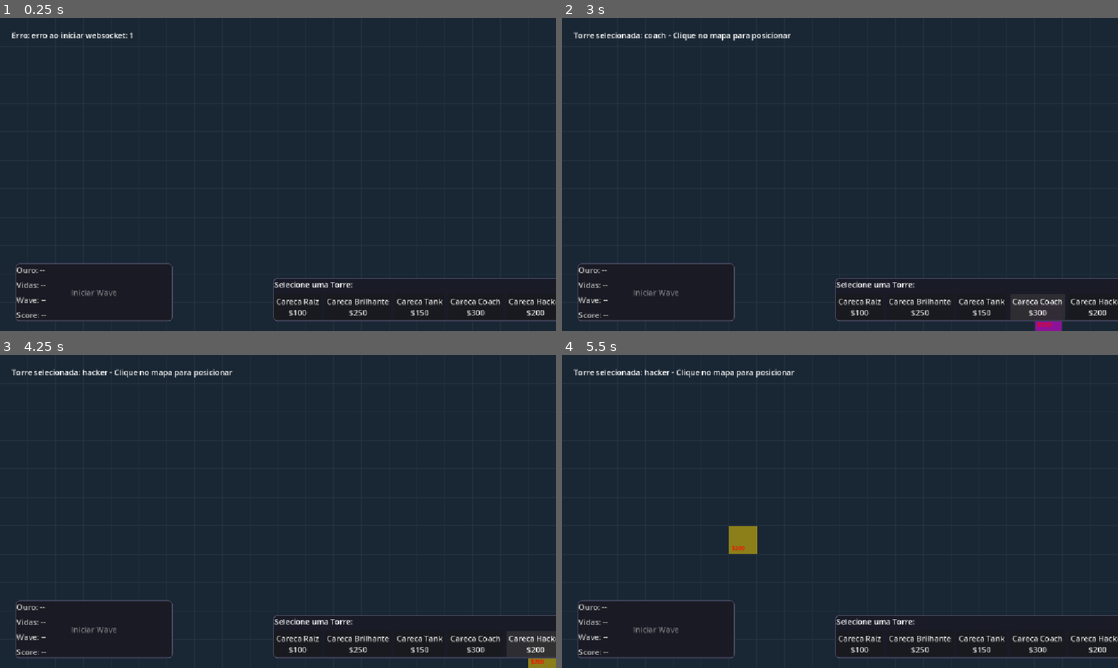
Above: before the commit, frames 1-4 (two rows, left to right).
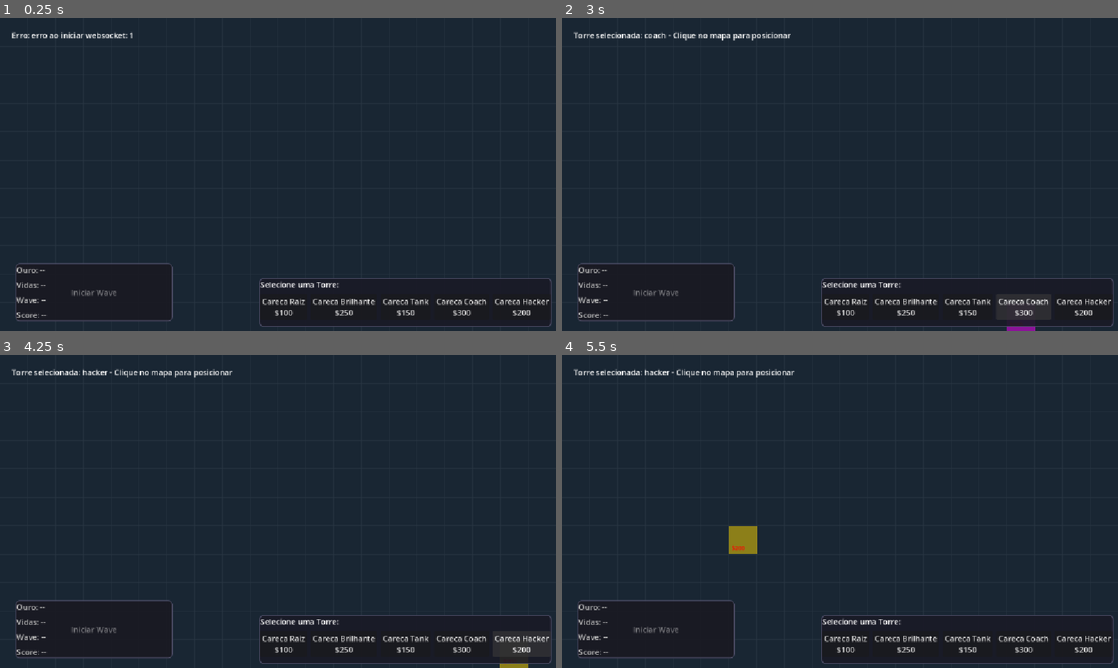
Above: after the commit, the same moments.

Repository: emerson-matos/sergio-td
Game: Godot game, scene res://scenes/Main.tscn
The game is run twice, just before and just after one commit, with the same random seed, the same clock (stepped at 60 frames per second) and the same inputs.
Inputs (mouse positions are in pixels of both pictures, inside the frame that each line leads up to):
- Up to frame 1 (0.25 s): no input
- Up to frame 2 (3 s): click "Careca Raiz $100" at 0.5 s; click "Careca Brilhante $250" at 1.25 s; click "Careca Tank $150" at 2 s; click "Careca Coach $300" at 2.75 s
- Up to frame 3 (4.25 s): click "Careca Hacker $200" at 3.5 s
- Up to frame 4 (5.5 s): tap Enter at 4.25 s; move the mouse to (962, 495) at 4.27 s; hold D 4.28-5.03 s; click (962, 495) at 4.42 s; tap Space at 5 s; move the mouse to (728, 527) at 5.02 s

The runs differ from the first frame. In frame 1, 1.8% of the frame differs, in the area x 46-100%, y 83-99%; in frame 2, 2.0%; in frame 3, 2.0%, in the area x 46-100%, y 83-100%; in frame 4, 1.8%.

Commit message:
idk but works

Diff:
--- a/client/scenes/Main.tscn
+++ b/client/scenes/Main.tscn
@@ -20,6 +20,7 @@
 [node name="GameCanvas" type="Node2D" parent="." unique_id=439240518]
 
 [node name="UI" type="CanvasLayer" parent="." unique_id=1742634457]
+follow_viewport_enabled = true
 
 [node name="StatusLabel" type="Label" parent="UI" unique_id=1578147748]
 offset_left = 24.0
@@ -28,15 +29,14 @@
 offset_bottom = 74.0
 text = "Conectando ao servidor..."
 
-[node name="PlayerIDLabel" type="Label" parent="UI"]
-anchors_preset = 1
+[node name="PlayerIDLabel" type="Label" parent="UI" unique_id=1268353014]
+anchors_preset = 10
 anchor_right = 1.0
 offset_left = -300.0
 offset_top = 24.0
 offset_right = -24.0
 offset_bottom = 74.0
 horizontal_alignment = 2
-text = ""
 
 [node name="HUD" type="PanelContainer" parent="UI" unique_id=899219090]
 anchors_preset = 2
@@ -82,8 +82,8 @@
 anchor_bottom = 1.0
 offset_left = -425.0
 offset_top = -110.0
-offset_right = 20.0
-offset_bottom = -20.0
+offset_right = -9.0
+offset_bottom = -8.0
 grow_horizontal = 0
 grow_vertical = 0
 theme_override_styles/panel = SubResource("StyleBoxFlat_1")
--- a/client/scripts/Main.gd
+++ b/client/scripts/Main.gd
@@ -110,11 +110,13 @@
 	current_wave = data.get("waveNumber", 0)
 
 	var players = data.get("players", [])
-	if players.size() > 0:
-		var my_player = players[0]
-		player_gold = my_player.get("gold", 0)
-		player_lives = my_player.get("lives", 0)
-		player_score = my_player.get("score", 0)
+	var my_id = network_client.get_player_id()
+	for p in players:
+		if p.get("id", "") == my_id:
+			player_gold = p.get("gold", 0)
+			player_lives = p.get("lives", 0)
+			player_score = p.get("score", 0)
+			break
 
 	_update_hud()
 	_render_game()
